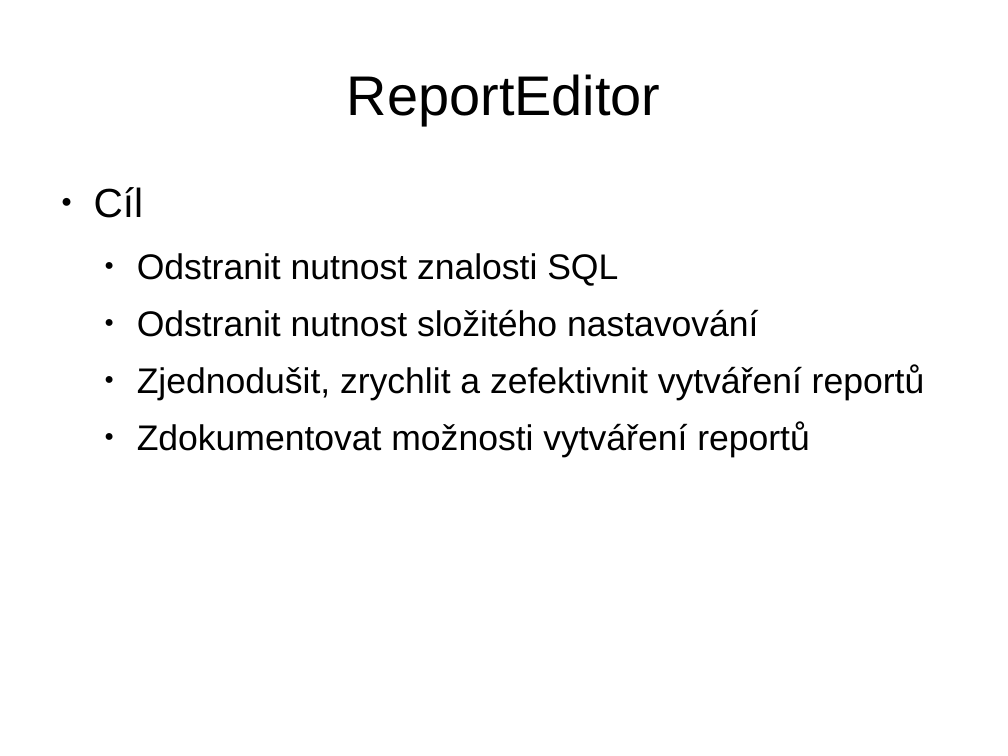
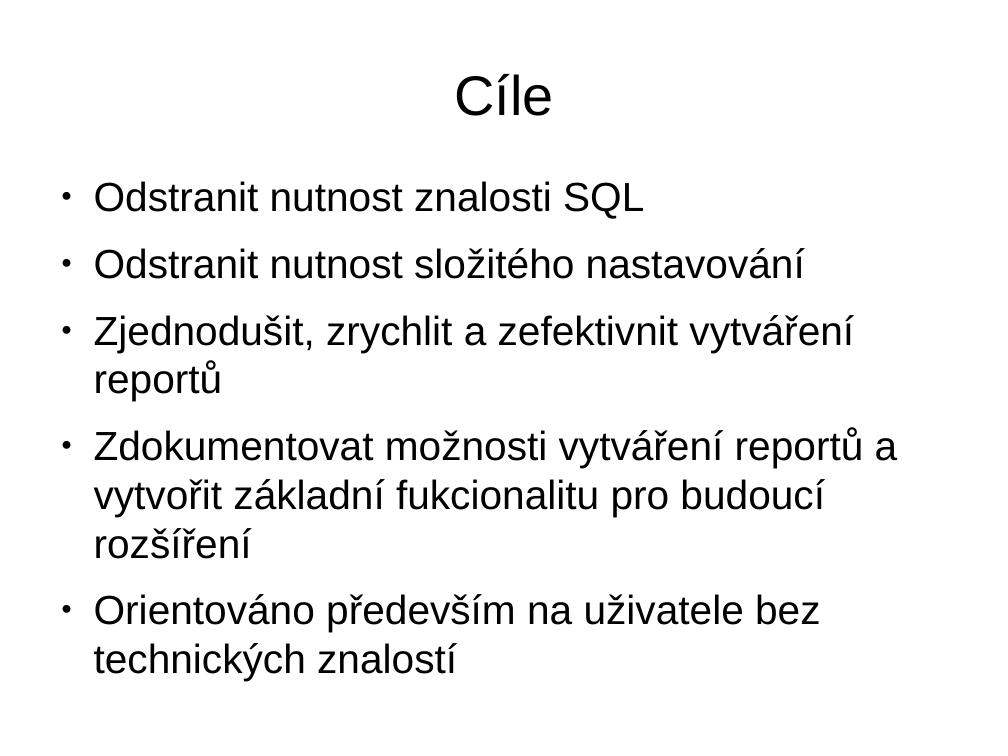
Before and after one commit to martin-vavrusak/mgr_statnice, a slide deck: slide 25 of !prezentace/vavrusak_WYSIVYG.odp (slide 14 before the commit). Drawn at 1008x756 pixels with LibreOffice and Linux fonts; fonts in the diff are those of the drawing. Boxes give left, top, right and bottom in pixels: in the first picture for what was removed or moved away, otherwise in the second. Text is boxed around its words. In the diff, an @@ line names an element or a change of style, - is before the commit and + after.

```diff
--- a/!prezentace/vavrusak_WYSIVYG.odp
+++ b/!prezentace/vavrusak_WYSIVYG.odp
@@ title at (454,74,553,116): text changed @@
-ReportEditor
+Cíle
@@ text "Odstranit nutnost znalosti SQL" at (94,181,898,681): vertical alignment top to middle @@
@@ text at (94,187,144,218): paragraph removed @@
-● Cíl
@@ text at (94,181,854,401): size 28 to 32 pt in "Odstranit nutnost znalosti SQL", "Odstranit nutnost složitého nastavování", "Zjednodušit, zrychlit a zefektivnit vytváření reportů"; list level 2 to 1 in "Odstranit nutnost znalosti SQL"; list level 2 to 1 in "Odstranit nutnost složitého nastavování"; list level 2 to 1 in "Zjednodušit, zrychlit a zefektivnit vytváření ..." @@
@@ text at (94,428,898,681): text changed; size 28 to 32 pt @@
-  ● Zdokumentovat možnosti vytváření reportů
+● Zdokumentovat možnosti vytváření reportů a vytvořit základní fukcionalitu pro budoucí rozšíření
+● Orientováno především na uživatele bez technických znalostí
```
Also in this commit, not shown: 12 other slides changed, 21 slides added, 29 other files.
